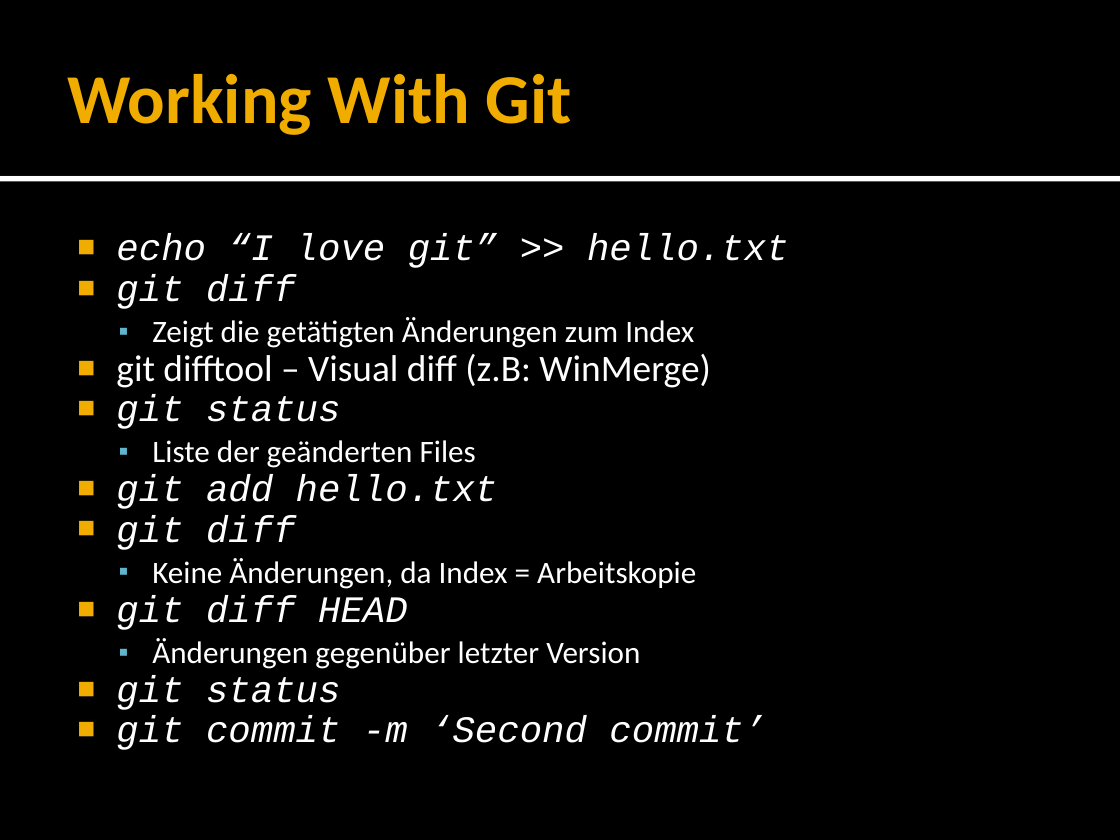
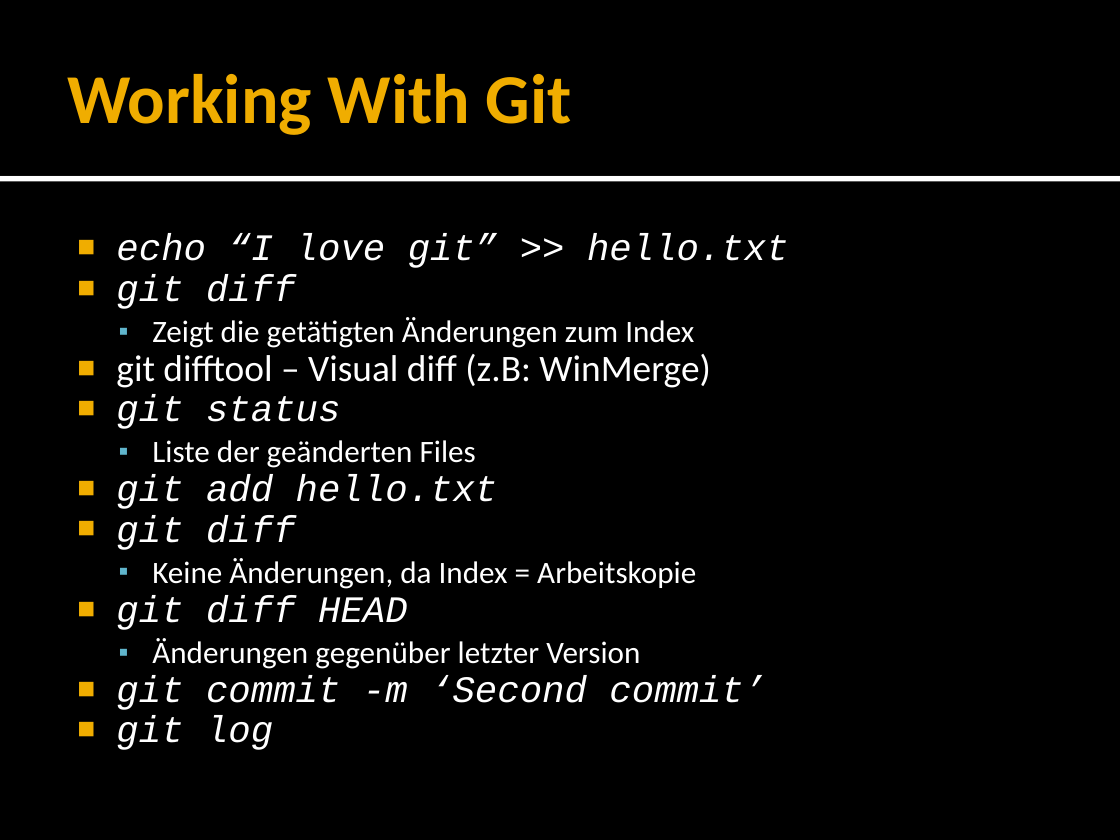
Before and after one commit to forki/GitTalk, a slide deck: slide 17 of GitTalk.pptx. Drawn at 1120x840 pixels with LibreOffice and Linux fonts; fonts in the diff are those of the drawing. Boxes give left, top, right and bottom in pixels: in the first picture for what was removed or moved away, otherwise in the second. Text is boxed around its words. In the diff, an @@ line names an element or a change of style, - is before the commit and + after.

```diff
--- a/GitTalk.pptx
+++ b/GitTalk.pptx
@@ text at (116, 675, 340, 710): paragraph removed @@
-■ git status
@@ text at (116, 716, 273, 750): paragraph added @@
+■ git log
```
Also in this commit, not shown: 12 other slides changed, 4 slides added, 5 slides removed.
